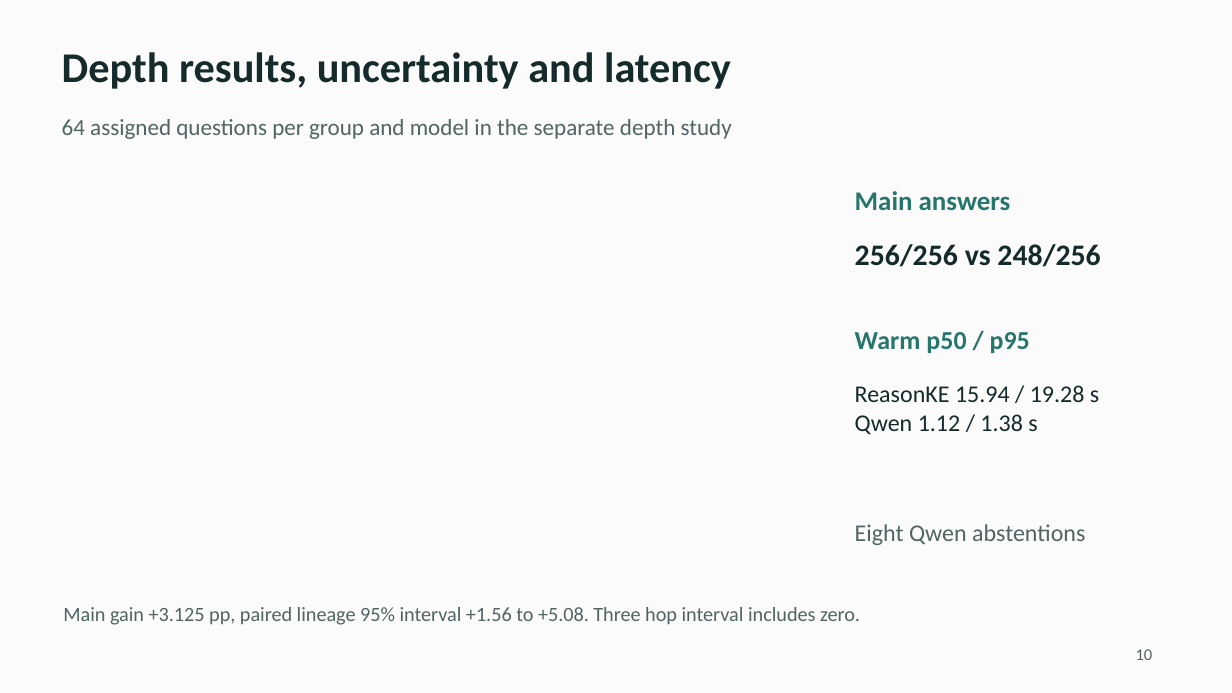
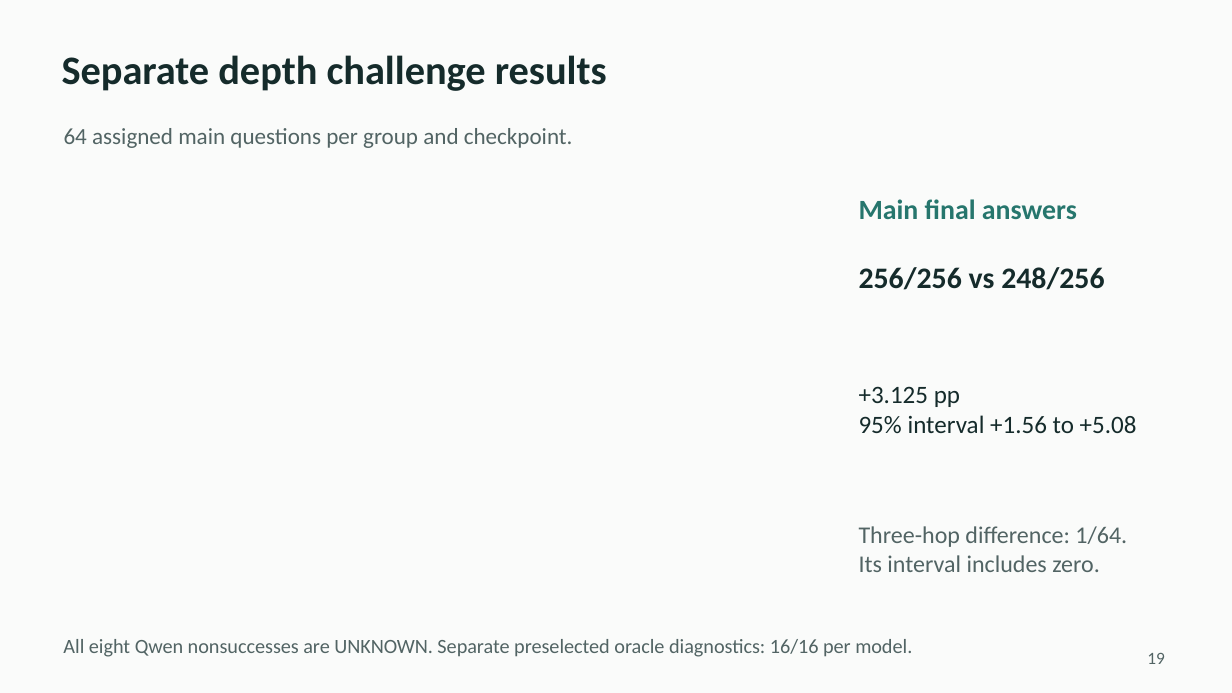
Before and after one commit to ShivamRaghav7/verity, a slide deck: slide 19 of output/presentation/Verity_Technical_Presentation.pptx (slide 10 before the commit). Drawn at 1232x693 pixels with LibreOffice and Linux fonts; fonts in the diff are those of the drawing. Boxes give left, top, right and bottom in pixels: in the first picture for what was removed or moved away, otherwise in the second. Text is boxed around its words. In the diff, an @@ line names an element or a change of style, - is before the commit and + after.

```diff
--- a/output/presentation/Verity_Technical_Presentation.pptx
+++ b/output/presentation/Verity_Technical_Presentation.pptx
@@ text at (x1=62, y1=55, x2=607, y2=91): text changed; size 33 to 31.5 pt @@
-Depth results, uncertainty and latency
+Separate depth challenge results
@@ text at (x1=64, y1=128, x2=573, y2=148): text changed @@
-64 assigned questions per group and model in the separate depth study
+64 assigned main questions per group and checkpoint.
@@ text at (x1=859, y1=199, x2=1077, y2=219): text changed; size 21 to 21.8 pt @@
-Main answers
+Main final answers
@@ text removed at (x1=855, y1=332, x2=1030, y2=353) @@
-Warm p50 / p95
@@ vertical alignment top to middle in 5 elements at (x1=859, y1=267, x2=1104, y2=290), (x1=859, y1=199, x2=1077, y2=219), (x1=64, y1=128, x2=573, y2=148), (x1=62, y1=55, x2=607, y2=91), (x1=859, y1=386, x2=1137, y2=433) @@
@@ text removed at (x1=855, y1=385, x2=1099, y2=434) @@
-ReasonKE 15.94 / 19.28 s
-Qwen 1.12 / 1.38 s
@@ text at (x1=859, y1=386, x2=1137, y2=433): text changed; size 15.8 to 19.5 pt; text colour #526464 to #152B2B @@
-Main gain +3.125 pp, paired lineage 95% interval +1.56 to +5.08. Three hop interval includes zero.
++3.125 pp
+95% interval +1.56 to +5.08
@@ text removed at (x1=855, y1=524, x2=1085, y2=545) @@
-Eight Qwen abstentions
@@ text added at (x1=859, y1=526, x2=1127, y2=572), 18.8 pt, text #526464 @@
+Three-hop difference: 1/64.
+Its interval includes zero.
@@ text added at (x1=63, y1=639, x2=912, y2=657), 15.8 pt, text #526464 @@
+All eight Qwen nonsuccesses are UNKNOWN. Separate preselected oracle diagnostics: 16/16 per model.
@@ text removed at (x1=1136, y1=649, x2=1153, y2=660) @@
-10
@@ text added at (x1=1147, y1=653, x2=1164, y2=664), 13.5 pt, text #526464 @@
+19
```
Also in this commit, not shown: 1 other slide changed, 30 slides added, 10 slides removed, 22 other files.
